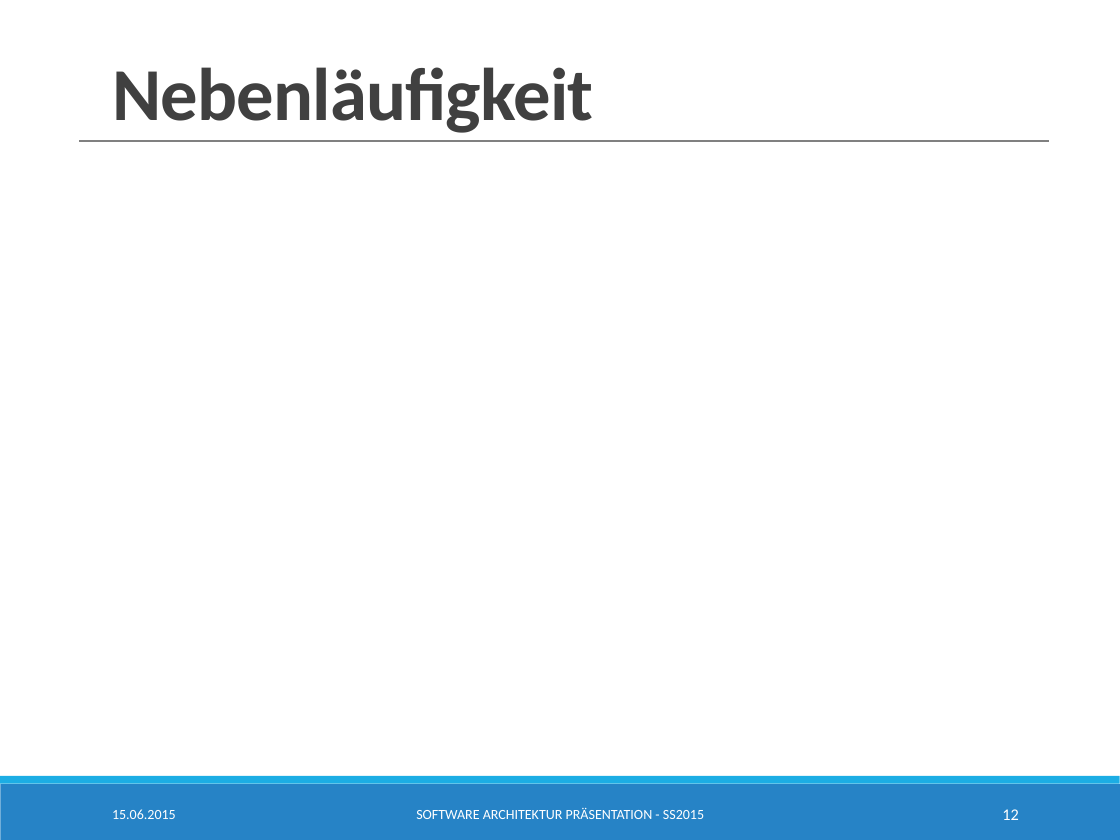
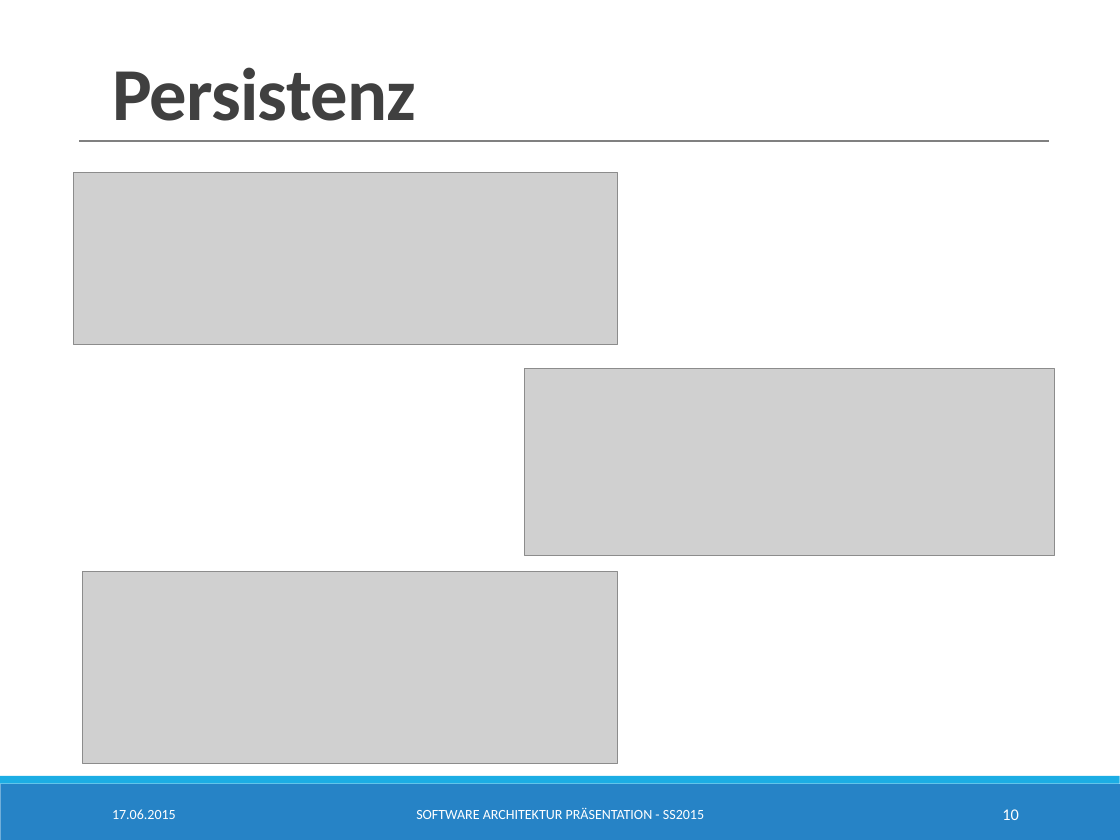
Before and after one commit to SimonBraun/de.htwg.se.mastermind, a slide deck: slide 10 of de.htwg.se.mastermind/Presentation.pptx (slide 12 before the commit). Drawn at 1120x840 pixels with LibreOffice and Linux fonts; fonts in the diff are those of the drawing; grey boxes stand for pictures. Boxes give left, top, right and bottom in pixels: in the first picture for what was removed or moved away, otherwise in the second. Text is boxed around its words. In the diff, an @@ line names an element or a change of style, - is before the commit and + after.

```diff
--- a/de.htwg.se.mastermind/Presentation.pptx
+++ b/de.htwg.se.mastermind/Presentation.pptx
@@ title at <box>112,67,416,121</box>: text changed @@
-Nebenläufigkeit
+Persistenz
@@ picture added at <box>73,172,617,345</box> @@
@@ picture added at <box>524,368,1054,556</box> @@
@@ picture added at <box>83,572,617,765</box> @@
@@ text at <box>112,809,176,819</box>: text changed @@
-15.06.2015
+17.06.2015
@@ page number at <box>1002,809,1018,820</box>: text changed @@
-12
+10
```
Also in this commit, not shown: 11 other slides changed, 8 other files.
